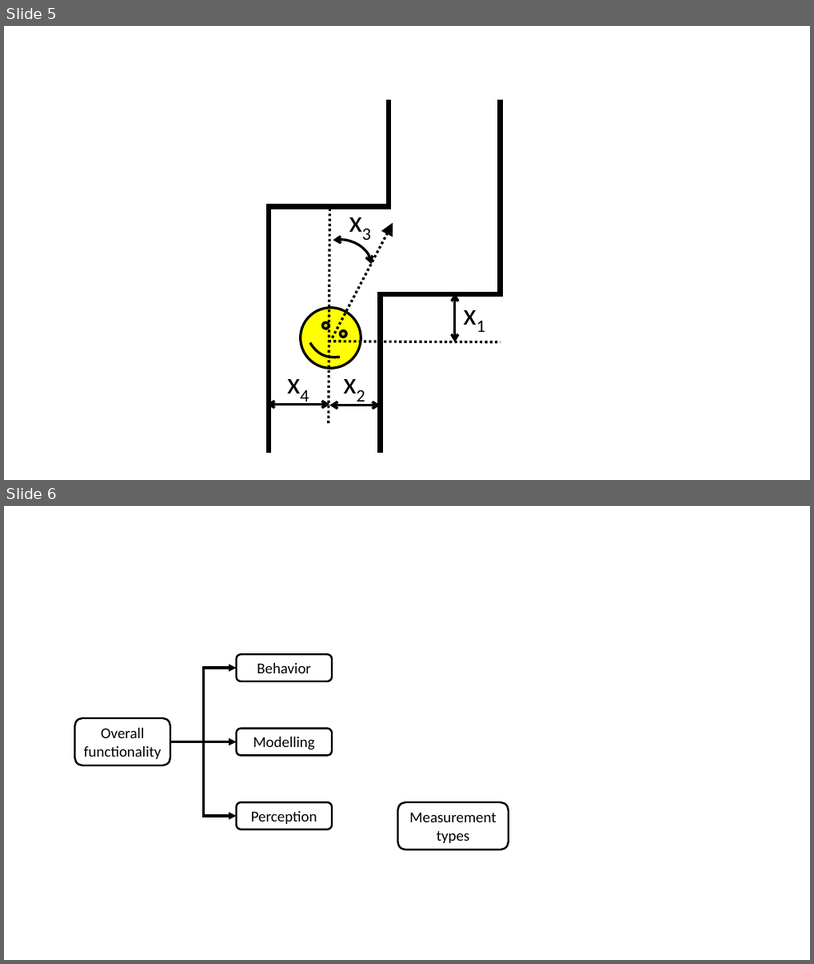
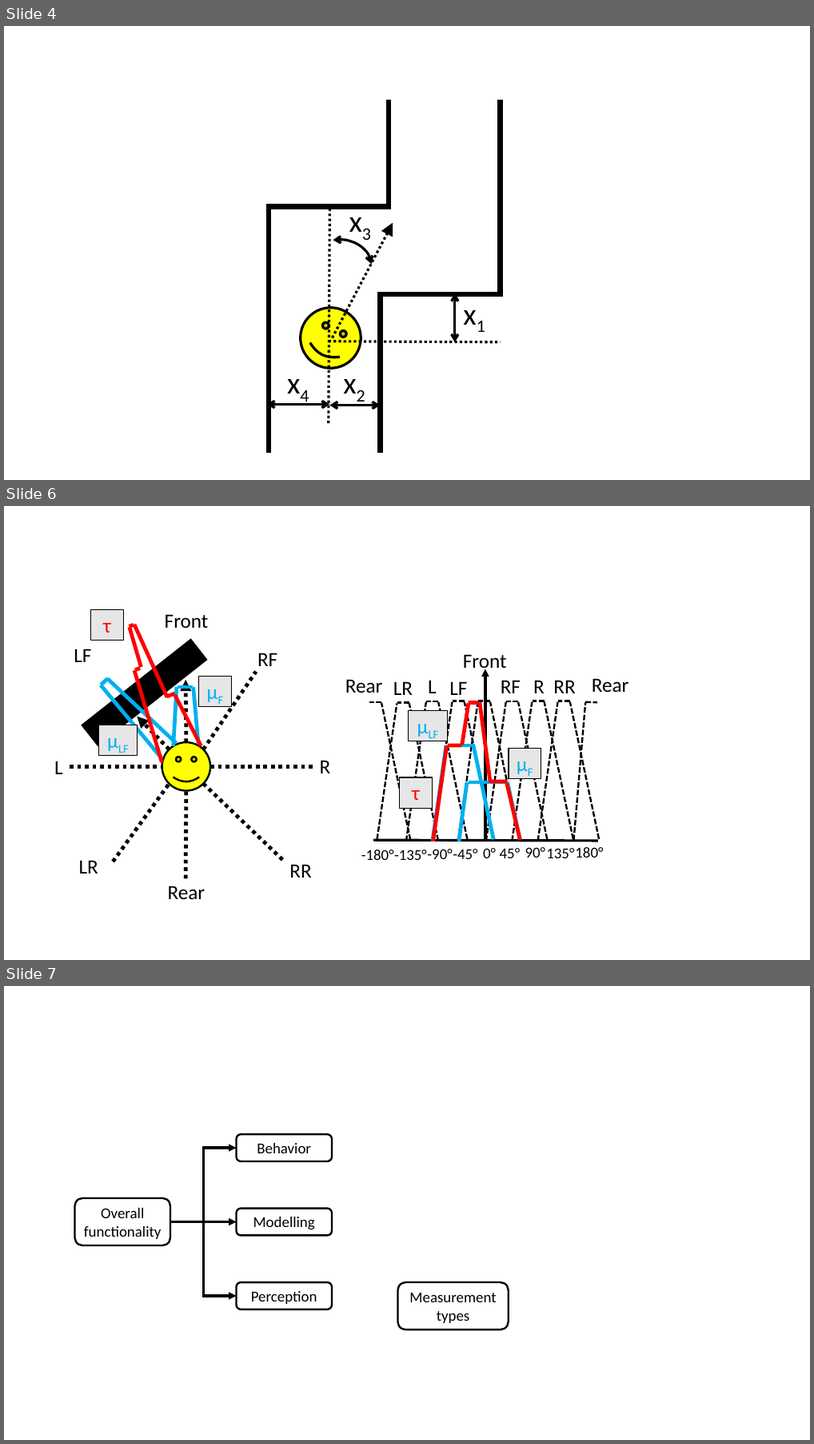
Before and after one commit to BenChurch/Winter2017, a slide deck: CISC870/Paper/FigureCreation.pptx. Shown one above the other, each under a label of ours: slides 5 and 6 before the commit, slides 4, 6 and 7 after it; the slides between them are not shown. The pictures are 814x964 and 814x1444 pixels, drawn with LibreOffice and Linux fonts; fonts in the diff are those of the drawing. Boxes give left, top, right and bottom in pixels: in the first picture for what was removed or moved away, otherwise in the second. Text is boxed around its words. In the diff, an @@ line names an element or a change of style, - is before the commit and + after.

```diff
--- a/CISC870/Paper/FigureCreation.pptx
+++ b/CISC870/Paper/FigureCreation.pptx
@@ slide 6 added at bbox=[4, 506, 810, 960], background #FFFFFF @@
@@ group added at bbox=[54, 609, 331, 899]: 19 lines, 8 texts, 4 rectangles, 2 arrows, 1 smiley face @@
+μLF
+μF
+Rear
+Front
+L
+LR
+RR
+R
+RF
+LF
+τ
@@ group added at bbox=[346, 654, 630, 860]: 39 lines, 18 texts, 3 rectangles, 1 arrow @@
+0°
+45°
+90°
+135°
+180°
+-180°
+-135°
+-90°
+-45°
+μLF
+μF
+τ
+Rear
+Rear
+RF
+R
+RR
+LF
+L
+LR
+Front
@@ what was slide 5 is now slide 4 @@
@@ what was slide 6 is now slide 7 @@
```
Also in this commit, not shown: 1 slide changed, 1 other slide added, 1 slide removed, 13 other files.
